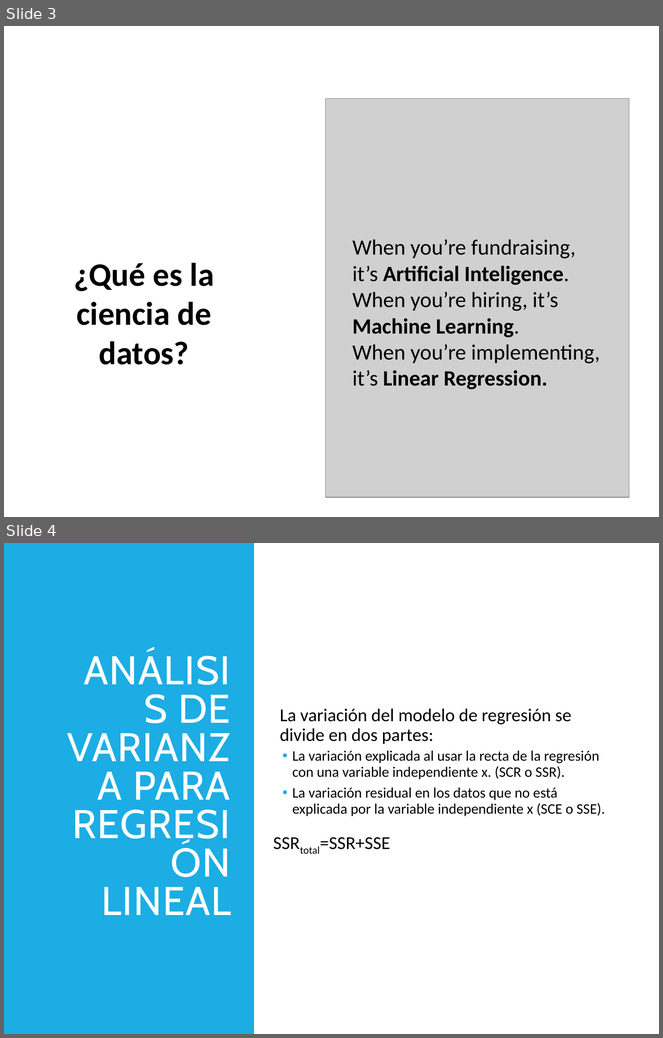
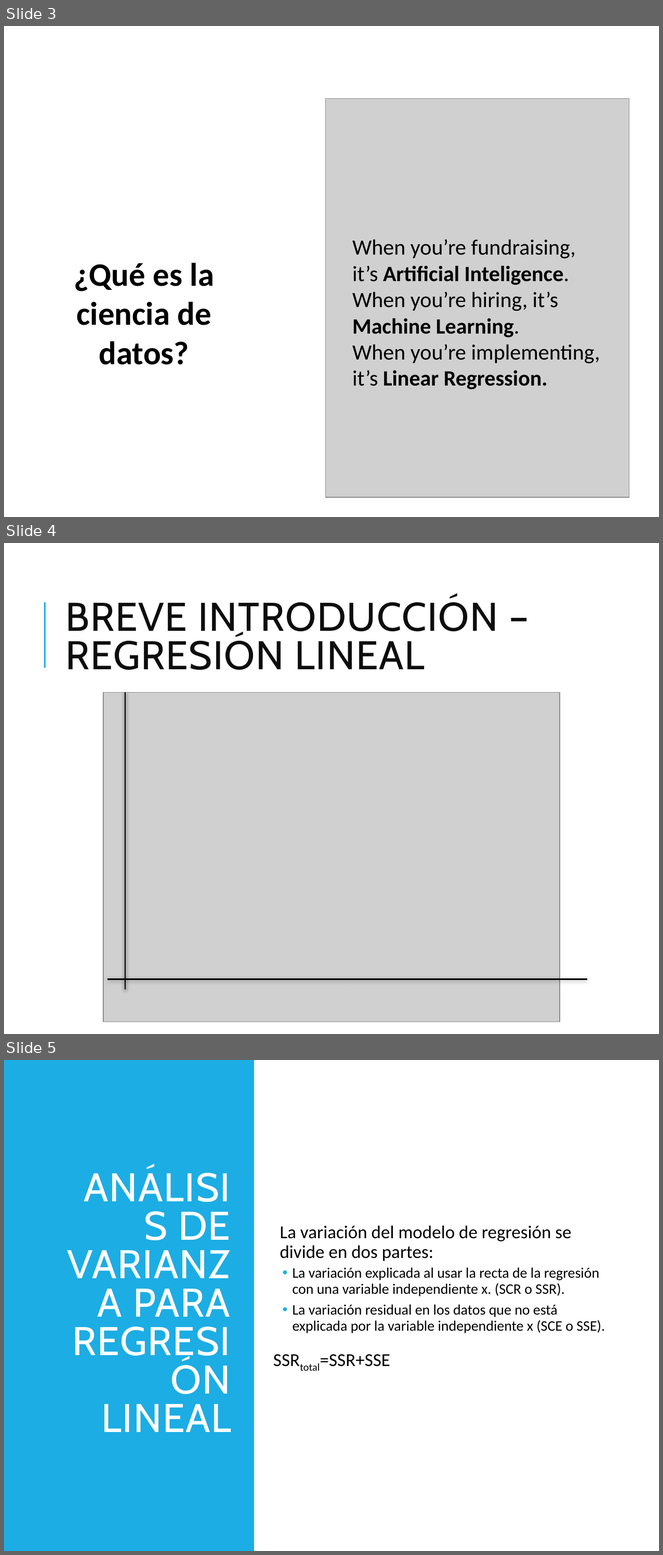
Before and after one commit to delany-ramirez/charlas, a slide deck: PyPereira_LR/Regresion Lineal.pptx. Shown one above the other, each under a label of ours: slides 3 and 4 before the commit, slides 3, 4 and 5 after it. The pictures are 663x1038 and 663x1555 pixels, drawn with LibreOffice and Linux fonts; fonts in the diff are those of the drawing; grey boxes stand for pictures. Boxes give left, top, right and bottom in pixels: in the first picture for what was removed or moved away, otherwise in the second. Text is boxed around its words. In the diff, an @@ line names an element or a change of style, - is before the commit and + after.

Commit message:
Update ppt

```diff
--- a/PyPereira_LR/Regresion Lineal.pptx
+++ b/PyPereira_LR/Regresion Lineal.pptx
@@ slide 4 added at bbox=[4, 543, 659, 1034], background #FFFFFF @@
@@ line added from (45, 667) to (45, 602), #1CADE4 1.5 pt @@
@@ title added at bbox=[65, 597, 499, 670], 44 pt, text #0D0D0D @@
+BREVE INTRODUCCIÓN – REGRESIÓN LINEAL
@@ picture added at bbox=[104, 692, 560, 1022] @@
@@ line added from (125, 692) to (125, 990), #000000 1.5 pt @@
@@ line added from (587, 979) to (107, 979), #000000 1.5 pt @@
@@ what was slide 4 is now slide 5 @@
```
Also in this commit, not shown: 1 slide changed, 1 other file.
